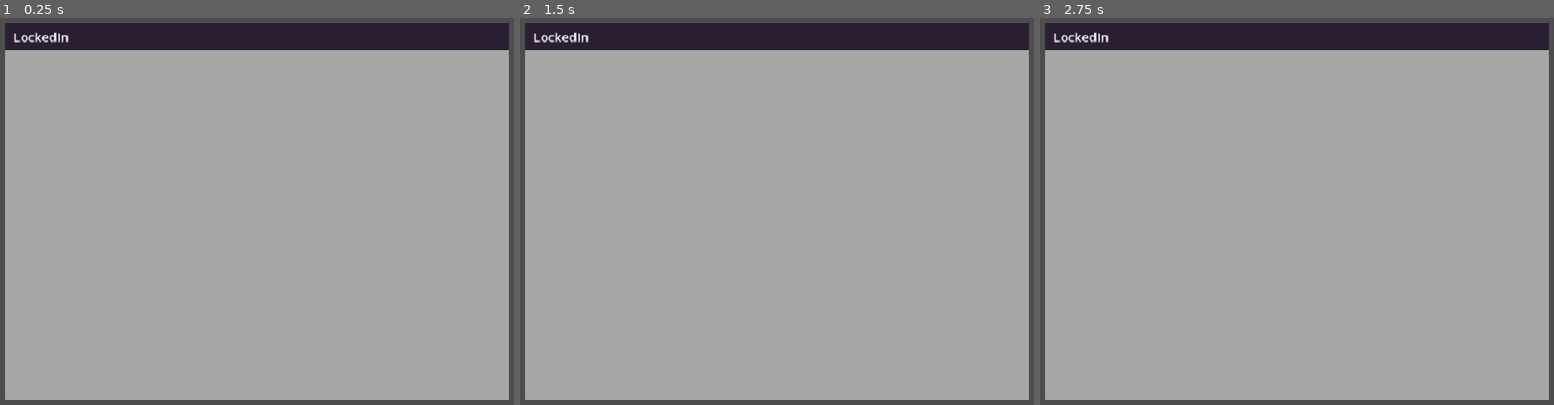
Above: before the commit, frames 1-3 (left to right).
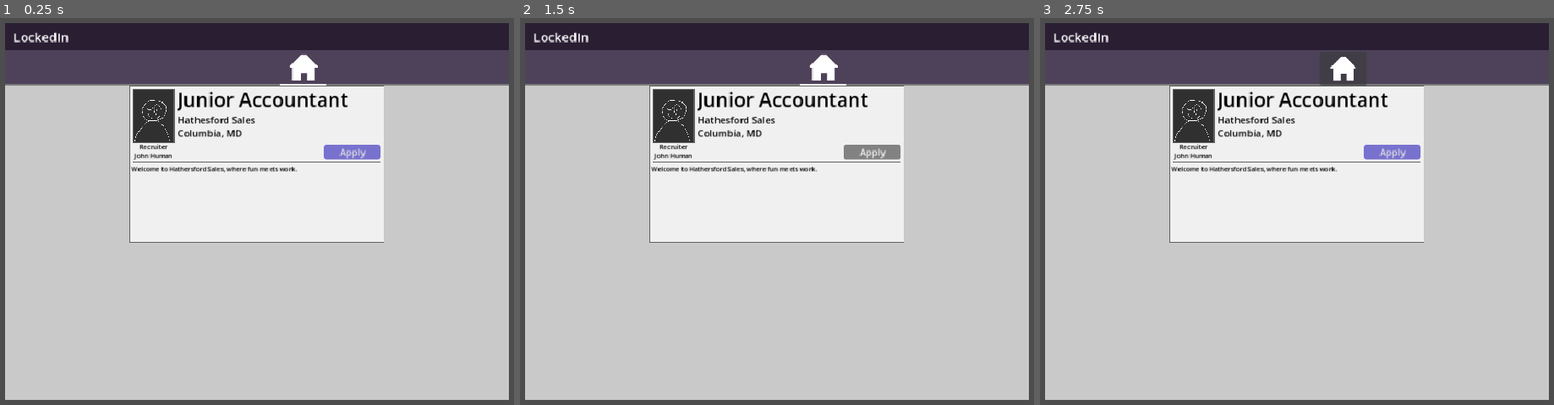
Above: after the commit, the same moments.

Repository: iimurpyh/linked-alien
Game: Godot game, scene res://main.tscn
The game is run twice, just before and just after one commit, with the same random seed, the same clock (stepped at 60 frames per second) and the same inputs.
Inputs (mouse positions are in pixels of both pictures, inside the frame that each line leads up to):
- Up to frame 1 (0.25 s): no input
- Up to frame 2 (1.5 s): click (823, 68) at 0.52 s; click (869, 153) at 1.25 s, where only the run after the commit has a clickable "Apply"
- Up to frame 3 (2.75 s): click (1343, 68) at 2.02 s

The runs differ from the first frame. In frame 1, 88% of the frame differs, in the area x 0-100%, y 8-99%; in frame 2, 88%; in frame 3, 88%.

Commit message:
Main window layout + Job UI scenes

Diff:
--- /dev/null
+++ b/job_listing.tscn
@@ -0,0 +1,125 @@
+[gd_scene format=3 uid="uid://da0xwbe3q418g"]
+
+[ext_resource type="Theme" uid="uid://c4vir164jmy38" path="res://resources/themes/lockedin.tres" id="1_qbdvo"]
+[ext_resource type="Texture2D" uid="uid://xsqwr2f7rba2" path="res://resources/images/ui/portrait template.png" id="2_eltba"]
+
+[sub_resource type="Theme" id="Theme_0xm2m"]
+
+[sub_resource type="StyleBoxTexture" id="StyleBoxTexture_1bvp3"]
+texture = ExtResource("2_eltba")
+
+[sub_resource type="StyleBoxLine" id="StyleBoxLine_lquwl"]
+color = Color(0.38039216, 0.38039216, 0.38039216, 1)
+grow_begin = -5.0
+grow_end = -5.0
+
+[node name="JobListing" type="Panel" unique_id=257471251]
+custom_minimum_size = Vector2(0, 200)
+theme = SubResource("Theme_0xm2m")
+theme_type_variation = &"ContentPanel"
+
+[node name="JobContent" type="VBoxContainer" parent="." unique_id=352449429]
+layout_mode = 1
+anchors_preset = 15
+anchor_right = 1.0
+anchor_bottom = 1.0
+grow_horizontal = 2
+grow_vertical = 2
+theme_override_constants/separation = 0
+
+[node name="TitleCard" type="Panel" parent="JobContent" unique_id=1038724971]
+custom_minimum_size = Vector2(0, 97)
+layout_mode = 2
+theme = ExtResource("1_qbdvo")
+theme_type_variation = &"TransparentPanel"
+
+[node name="ProfilePhoto" type="Panel" parent="JobContent/TitleCard" unique_id=1464187373]
+custom_minimum_size = Vector2(52.708, 67.283)
+layout_mode = 1
+anchors_preset = -1
+offset_left = 5.0
+offset_top = 5.0
+offset_right = 43.56
+offset_bottom = 55.605
+theme_type_variation = &"ContentPanel"
+
+[node name="Label" type="Label" parent="JobContent/TitleCard/ProfilePhoto" unique_id=716405350]
+layout_mode = 1
+anchors_preset = -1
+anchor_left = 0.5
+anchor_top = 1.0
+anchor_right = 0.5
+anchor_bottom = 1.0
+offset_bottom = 25.0
+grow_horizontal = 2
+grow_vertical = 0
+theme = ExtResource("1_qbdvo")
+theme_override_colors/font_color = Color(0, 0, 0, 1)
+theme_override_constants/line_spacing = -1
+theme_override_font_sizes/font_size = 8
+text = "Recruiter
+John Human"
+horizontal_alignment = 1
+
+[node name="Image" type="Panel" parent="JobContent/TitleCard/ProfilePhoto" unique_id=1549630878]
+layout_mode = 1
+anchors_preset = -1
+anchor_right = 1.0
+anchor_bottom = 1.0
+offset_left = 1.0
+offset_top = 1.0
+offset_right = -1.0
+offset_bottom = -1.0
+grow_horizontal = 2
+grow_vertical = 2
+theme_override_styles/panel = SubResource("StyleBoxTexture_1bvp3")
+
+[node name="TitleText" type="RichTextLabel" parent="JobContent/TitleCard" unique_id=207019119]
+layout_mode = 0
+offset_left = 62.0
+offset_right = 324.0
+offset_bottom = 81.0
+theme = ExtResource("1_qbdvo")
+theme_type_variation = &"BodyText"
+bbcode_enabled = true
+text = "[font_size=25
+]Junior Accountant[/font_size]
+[font_size=12]Hathesford Sales
+Columbia, MD[/font_size]"
+
+[node name="Button" type="Button" parent="JobContent/TitleCard" unique_id=694374923]
+layout_mode = 1
+anchors_preset = 3
+anchor_left = 1.0
+anchor_top = 1.0
+anchor_right = 1.0
+anchor_bottom = 1.0
+offset_left = -77.28
+offset_top = -22.105003
+offset_right = -5.2799683
+offset_bottom = -3.1050034
+grow_horizontal = 0
+grow_vertical = 0
+text = "Apply"
+
+[node name="InfoBody" type="Panel" parent="JobContent" unique_id=2002592130]
+layout_mode = 2
+size_flags_vertical = 3
+theme_override_styles/panel = SubResource("StyleBoxLine_lquwl")
+
+[node name="RichTextLabel" type="RichTextLabel" parent="JobContent/InfoBody" unique_id=1914039061]
+layout_mode = 1
+anchors_preset = -1
+anchor_right = 1.0
+anchor_bottom = 1.0
+offset_left = 3.0
+offset_top = 3.0
+offset_right = -3.0
+offset_bottom = -3.0
+grow_horizontal = 2
+grow_vertical = 2
+theme = ExtResource("1_qbdvo")
+theme_type_variation = &"BodyText"
+theme_override_colors/default_color = Color(0, 0, 0, 1)
+theme_override_font_sizes/normal_font_size = 8
+text = "Welcome to Hathersford Sales, where fun meets work."
--- a/main.tscn
+++ b/main.tscn
@@ -1,6 +1,18 @@
 [gd_scene format=3 uid="uid://bsysuiyx4dqy"]
 
 [ext_resource type="Theme" uid="uid://c4vir164jmy38" path="res://resources/themes/lockedin.tres" id="1_ig7tw"]
+[ext_resource type="Texture2D" uid="uid://qo6x83vae7qx" path="res://resources/images/ui/menu-icon-jobs.png" id="2_0xm2m"]
+[ext_resource type="Texture2D" uid="uid://xsqwr2f7rba2" path="res://resources/images/ui/portrait template.png" id="3_h2yge"]
+
+[sub_resource type="Theme" id="Theme_0xm2m"]
+
+[sub_resource type="StyleBoxTexture" id="StyleBoxTexture_1bvp3"]
+texture = ExtResource("3_h2yge")
+
+[sub_resource type="StyleBoxLine" id="StyleBoxLine_lquwl"]
+color = Color(0.38039216, 0.38039216, 0.38039216, 1)
+grow_begin = -5.0
+grow_end = -5.0
 
 [node name="Main" type="Node2D" unique_id=1141253464]
 
@@ -55,3 +67,185 @@
 layout_mode = 2
 text = "LockedIn"
 vertical_alignment = 1
+
+[node name="AppContent" type="Control" parent="UI/Window/App" unique_id=2133762021]
+layout_mode = 1
+anchor_right = 1.0
+anchor_bottom = 1.0
+offset_top = 35.0
+offset_bottom = -25.0
+grow_horizontal = 2
+grow_vertical = 2
+
+[node name="MenuBar" type="Panel" parent="UI/Window/App/AppContent" unique_id=1570609578]
+custom_minimum_size = Vector2(0, 45)
+layout_mode = 1
+anchors_preset = 10
+anchor_right = 1.0
+grow_horizontal = 2
+theme = ExtResource("1_ig7tw")
+theme_type_variation = &"MenuTopBar"
+
+[node name="Categories" type="Control" parent="UI/Window/App/AppContent/MenuBar" unique_id=425726206]
+anchors_preset = 0
+offset_left = 10.0
+offset_top = 2.0
+offset_right = 630.0
+offset_bottom = 43.0
+
+[node name="CategoryContainer" type="HBoxContainer" parent="UI/Window/App/AppContent/MenuBar/Categories" unique_id=548887790]
+layout_mode = 1
+anchors_preset = -1
+anchor_left = 1.0
+anchor_right = 1.0
+anchor_bottom = 1.0
+offset_left = -281.0
+offset_bottom = 2.0
+grow_horizontal = 0
+grow_vertical = 2
+
+[node name="CategoryButton" type="Button" parent="UI/Window/App/AppContent/MenuBar/Categories/CategoryContainer" unique_id=1528500383]
+custom_minimum_size = Vector2(60, 0)
+layout_mode = 2
+theme_type_variation = &"CategoryButton"
+icon = ExtResource("2_0xm2m")
+icon_alignment = 1
+expand_icon = true
+
+[node name="Bulletin" type="Control" parent="UI/Window/App/AppContent" unique_id=2032573767]
+layout_mode = 1
+anchor_right = 1.0
+anchor_bottom = 1.0
+offset_top = 45.0
+grow_horizontal = 2
+grow_vertical = 2
+
+[node name="BulletinPanels" type="HBoxContainer" parent="UI/Window/App/AppContent/Bulletin" unique_id=263465583]
+layout_mode = 1
+anchors_preset = 15
+anchor_right = 1.0
+anchor_bottom = 1.0
+grow_horizontal = 2
+grow_vertical = 2
+alignment = 1
+
+[node name="PostScroll" type="ScrollContainer" parent="UI/Window/App/AppContent/Bulletin/BulletinPanels" unique_id=730356368]
+custom_minimum_size = Vector2(325, 0)
+layout_mode = 2
+
+[node name="PostList" type="VBoxContainer" parent="UI/Window/App/AppContent/Bulletin/BulletinPanels/PostScroll" unique_id=134774252]
+layout_mode = 2
+size_flags_horizontal = 3
+theme_override_constants/separation = 6
+
+[node name="JobListing2" type="Panel" parent="UI/Window/App/AppContent/Bulletin/BulletinPanels/PostScroll/PostList" unique_id=596743646]
+custom_minimum_size = Vector2(0, 200)
+layout_mode = 2
+theme = SubResource("Theme_0xm2m")
+theme_type_variation = &"ContentPanel"
+
+[node name="JobContent" type="VBoxContainer" parent="UI/Window/App/AppContent/Bulletin/BulletinPanels/PostScroll/PostList/JobListing2" unique_id=997049495]
+layout_mode = 1
+anchors_preset = 15
+anchor_right = 1.0
+anchor_bottom = 1.0
+grow_horizontal = 2
+grow_vertical = 2
+theme_override_constants/separation = 0
+
+[node name="TitleCard" type="Panel" parent="UI/Window/App/AppContent/Bulletin/BulletinPanels/PostScroll/PostList/JobListing2/JobContent" unique_id=366600367]
+custom_minimum_size = Vector2(0, 97)
+layout_mode = 2
+theme = ExtResource("1_ig7tw")
+theme_type_variation = &"TransparentPanel"
+
+[node name="ProfilePhoto" type="Panel" parent="UI/Window/App/AppContent/Bulletin/BulletinPanels/PostScroll/PostList/JobListing2/JobContent/TitleCard" unique_id=960147640]
+custom_minimum_size = Vector2(52.708, 67.283)
+layout_mode = 1
+anchors_preset = -1
+offset_left = 5.0
+offset_top = 5.0
+offset_right = 43.56
+offset_bottom = 55.605
+theme_type_variation = &"ContentPanel"
+
+[node name="Label" type="Label" parent="UI/Window/App/AppContent/Bulletin/BulletinPanels/PostScroll/PostList/JobListing2/JobContent/TitleCard/ProfilePhoto" unique_id=1559130097]
+layout_mode = 1
+anchors_preset = -1
+anchor_left = 0.5
+anchor_top = 1.0
+anchor_right = 0.5
+anchor_bottom = 1.0
+offset_bottom = 25.0
+grow_horizontal = 2
+grow_vertical = 0
+theme = ExtResource("1_ig7tw")
+theme_override_colors/font_color = Color(0, 0, 0, 1)
+theme_override_constants/line_spacing = -1
+theme_override_font_sizes/font_size = 8
+text = "Recruiter
+John Human"
+horizontal_alignment = 1
+
+[node name="Image" type="Panel" parent="UI/Window/App/AppContent/Bulletin/BulletinPanels/PostScroll/PostList/JobListing2/JobContent/TitleCard/ProfilePhoto" unique_id=1607354968]
+layout_mode = 1
+anchors_preset = -1
+anchor_right = 1.0
+anchor_bottom = 1.0
+offset_left = 1.0
+offset_top = 1.0
+offset_right = -1.0
+offset_bottom = -1.0
+grow_horizontal = 2
+grow_vertical = 2
+theme_override_styles/panel = SubResource("StyleBoxTexture_1bvp3")
+
+[node name="TitleText" type="RichTextLabel" parent="UI/Window/App/AppContent/Bulletin/BulletinPanels/PostScroll/PostList/JobListing2/JobContent/TitleCard" unique_id=642881932]
+layout_mode = 0
+offset_left = 62.0
+offset_right = 324.0
+offset_bottom = 81.0
+theme = ExtResource("1_ig7tw")
+theme_type_variation = &"BodyText"
+bbcode_enabled = true
+text = "[font_size=25
+]Junior Accountant[/font_size]
+[font_size=12]Hathesford Sales
+Columbia, MD[/font_size]"
+
+[node name="Button" type="Button" parent="UI/Window/App/AppContent/Bulletin/BulletinPanels/PostScroll/PostList/JobListing2/JobContent/TitleCard" unique_id=1339668740]
+layout_mode = 1
+anchors_preset = 3
+anchor_left = 1.0
+anchor_top = 1.0
+anchor_right = 1.0
+anchor_bottom = 1.0
+offset_left = -77.28
+offset_top = -22.105003
+offset_right = -5.2799683
+offset_bottom = -3.1050034
+grow_horizontal = 0
+grow_vertical = 0
+text = "Apply"
+
+[node name="InfoBody" type="Panel" parent="UI/Window/App/AppContent/Bulletin/BulletinPanels/PostScroll/PostList/JobListing2/JobContent" unique_id=1345604896]
+layout_mode = 2
+size_flags_vertical = 3
+theme_override_styles/panel = SubResource("StyleBoxLine_lquwl")
+
+[node name="RichTextLabel" type="RichTextLabel" parent="UI/Window/App/AppContent/Bulletin/BulletinPanels/PostScroll/PostList/JobListing2/JobContent/InfoBody" unique_id=81642843]
+layout_mode = 1
+anchors_preset = -1
+anchor_right = 1.0
+anchor_bottom = 1.0
+offset_left = 3.0
+offset_top = 3.0
+offset_right = -3.0
+offset_bottom = -3.0
+grow_horizontal = 2
+grow_vertical = 2
+theme = ExtResource("1_ig7tw")
+theme_type_variation = &"BodyText"
+theme_override_colors/default_color = Color(0, 0, 0, 1)
+theme_override_font_sizes/normal_font_size = 8
+text = "Welcome to Hathersford Sales, where fun meets work."
--- a/resources/themes/lockedin.tres
+++ b/resources/themes/lockedin.tres
@@ -1,21 +1,60 @@
 [gd_resource type="Theme" format=3 uid="uid://c4vir164jmy38"]
 
+[sub_resource type="StyleBoxFlat" id="StyleBoxFlat_8pl2q"]
+bg_color = Color(0.4698, 0.44550002, 0.81, 1)
+corner_radius_top_left = 4
+corner_radius_top_right = 4
+corner_radius_bottom_right = 4
+corner_radius_bottom_left = 4
+
+[sub_resource type="StyleBoxFlat" id="StyleBoxFlat_s6vwb"]
+bg_color = Color(0.6, 0.6, 0.6, 0)
+border_width_bottom = 2
+border_color = Color(1, 1, 1, 1)
+
+[sub_resource type="StyleBoxFlat" id="StyleBoxFlat_c1225"]
+
 [sub_resource type="StyleBoxFlat" id="StyleBoxFlat_skxos"]
-bg_color = Color(0.89, 0.89, 0.89, 1)
+bg_color = Color(0.94, 0.94, 0.94, 1)
+border_width_left = 1
+border_width_top = 1
+border_width_right = 1
+border_width_bottom = 1
+border_color = Color(0.38039216, 0.38039216, 0.38039216, 1)
+
+[sub_resource type="StyleBoxFlat" id="StyleBoxFlat_y726k"]
+bg_color = Color(0.30298334, 0.259, 0.35, 1)
+border_width_bottom = 2
+border_color = Color(0.47, 0.47, 0.47, 1)
 
 [sub_resource type="StyleBoxFlat" id="StyleBoxFlat_ug1nb"]
-bg_color = Color(0.65, 0.65, 0.65, 1)
+bg_color = Color(0.7877592, 0.78775924, 0.787759, 1)
 
 [sub_resource type="StyleBoxFlat" id="StyleBoxFlat_nhmv1"]
 bg_color = Color(0.16400002, 0.120000005, 0.2, 1)
 
+[sub_resource type="StyleBoxFlat" id="StyleBoxFlat_i0x3i"]
+bg_color = Color(0.6, 0.6, 0.6, 0)
+
 [resource]
+BodyText/base_type = &"RichTextLabel"
+BodyText/colors/default_color = Color(0, 0, 0, 1)
+Button/font_sizes/font_size = 12
+Button/styles/normal = SubResource("StyleBoxFlat_8pl2q")
+CategoryButton/base_type = &"Button"
+CategoryButton/constants/icon_max_width = 40
+CategoryButton/styles/normal = SubResource("StyleBoxFlat_s6vwb")
+CategoryButton/styles/pressed = SubResource("StyleBoxFlat_c1225")
 ContentPanel/base_type = &"Panel"
 ContentPanel/styles/panel = SubResource("StyleBoxFlat_skxos")
 MarginContainer/constants/margin_bottom = 2
 MarginContainer/constants/margin_left = 10
 MarginContainer/constants/margin_right = 10
 MarginContainer/constants/margin_top = 2
+MenuTopBar/base_type = &"Panel"
+MenuTopBar/styles/panel = SubResource("StyleBoxFlat_y726k")
 Panel/styles/panel = SubResource("StyleBoxFlat_ug1nb")
 TitleBar/base_type = &"Panel"
 TitleBar/styles/panel = SubResource("StyleBoxFlat_nhmv1")
+TransparentPanel/base_type = &"Panel"
+TransparentPanel/styles/panel = SubResource("StyleBoxFlat_i0x3i")
Binary file added: resources/images/ui/menu-icon-jobs.png
Not shown, added: resources/images/ui/menu-icon-jobs.png.import
Binary file added: resources/images/ui/portrait template.png
Not shown, added: resources/images/ui/portrait template.png.import
